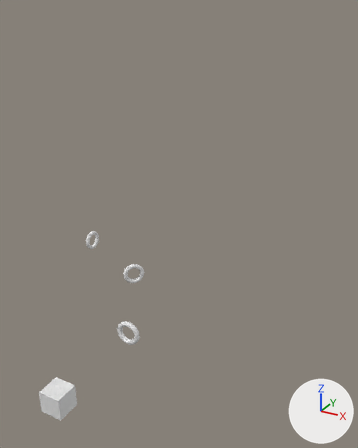
Renders of the Blender file core/blender/Levels/Beginner Levels/level2.blend from each side of a commit.
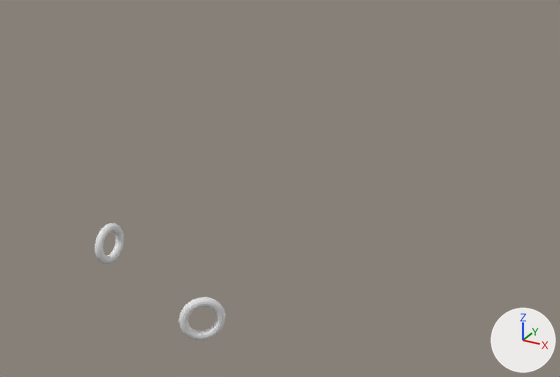
The first picture shows the older version from a 50 mm lens placed at (23.5, -22.5, 29.0), pointed at (-4.9, 29.0, 3.2). The close-ups show both versions on the part from 12% to 82% of the width and 29% to 67% of the height of that picture; other places that the commit changed are outside them. The lights are fixed; the arrows at lower right show +X, +Y and +Z.

The first close-up shows 'Gate.001', 'Gate.002'.
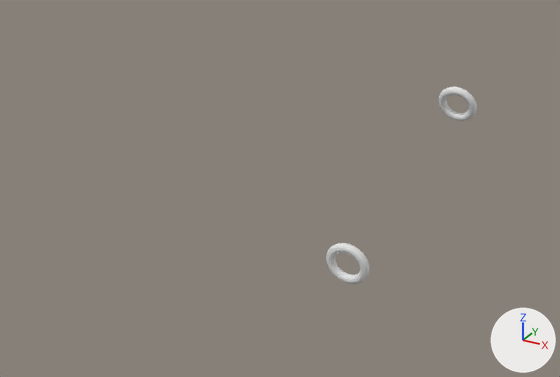
Changed parts and their boxes (x1, y1, x2, y2) in the close-ups (560 x 377 px):
'Gate.001', moved, turned: before (179, 297, 225, 340); after (326, 243, 369, 284)
'Gate.002', moved, turned: before (95, 223, 124, 264); after (438, 87, 477, 121)

Patch to the scene script:
```diff
--- a/core/blender/Levels/Beginner Levels/level2.blend.py
+++ b/core/blender/Levels/Beginner Levels/level2.blend.py
@@ ob_gate_002 @@
 ob_gate_002 = bpy.data.objects.new('Gate.002', me_gate_002)
-ob_gate_002.location = (-16.0, 25.0, 0.0)
-ob_gate_002.rotation_euler = (1.571, 0.0, 1.571)  # degrees (90, 0, 90)
+ob_gate_002.location = (0.0, 40.0, 7.0)
+ob_gate_002.rotation_euler = (1.92, 0.0, 0.0)  # degrees (110, 0, 0)
@@ ob_gate_001 @@
 ob_gate_001 = bpy.data.objects.new('Gate.001', me_gate_001)
-ob_gate_001.location = (-6.0, 20.0, 0.0)
-ob_gate_001.rotation_euler = (1.571, 0.0, 0.785)  # degrees (90, 0, 45)
+ob_gate_001.location = (0.0, 25.0, 2.5)
+ob_gate_001.rotation_euler = (1.745, 0.0, 0.0)  # degrees (100, 0, 0)
```
